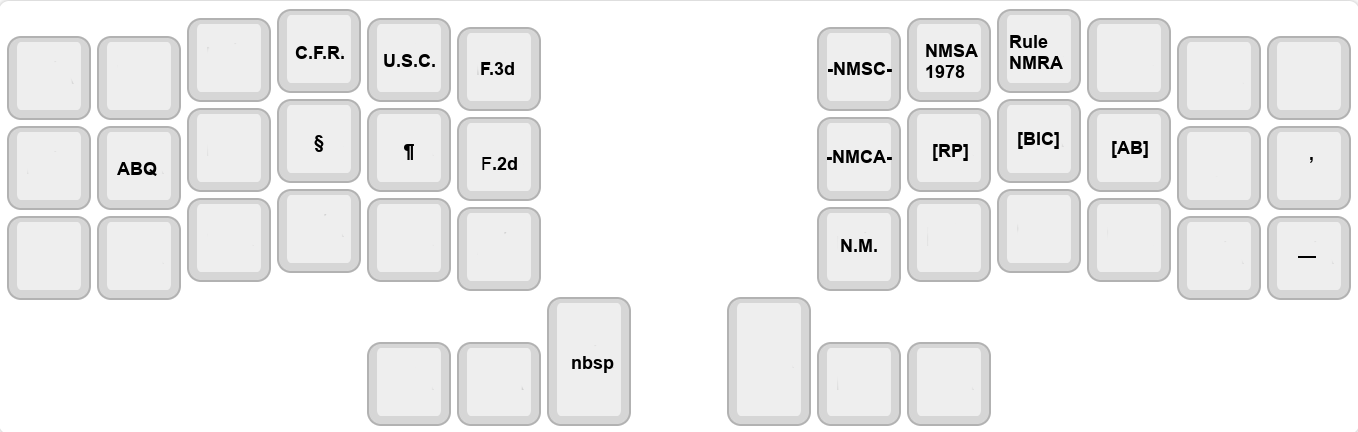
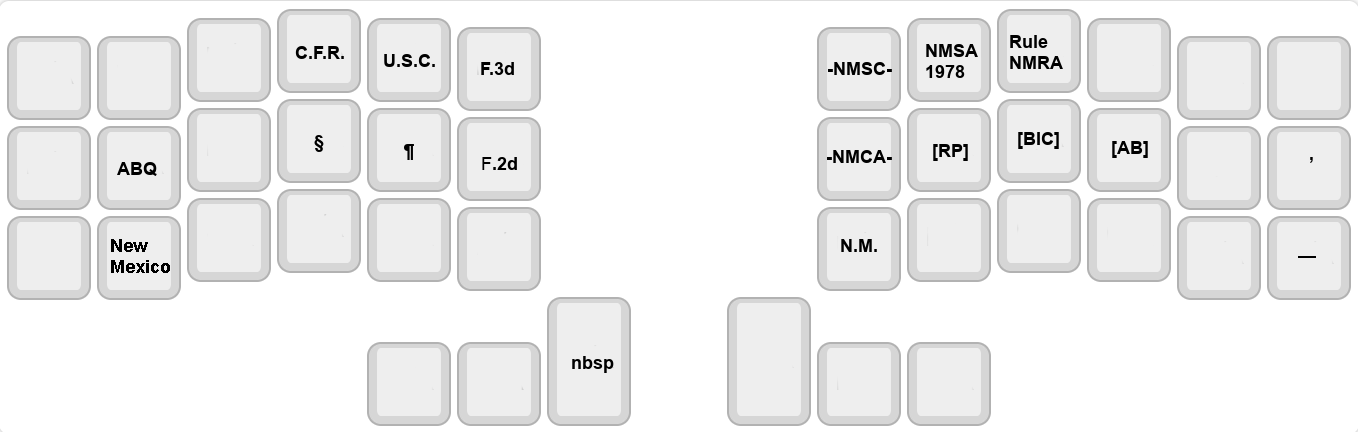
Before/after of a 1358×432 layered artwork. What changed in the layer stack:
added layer "New ..." above "NMSA ..." over [111,239,170,273]
